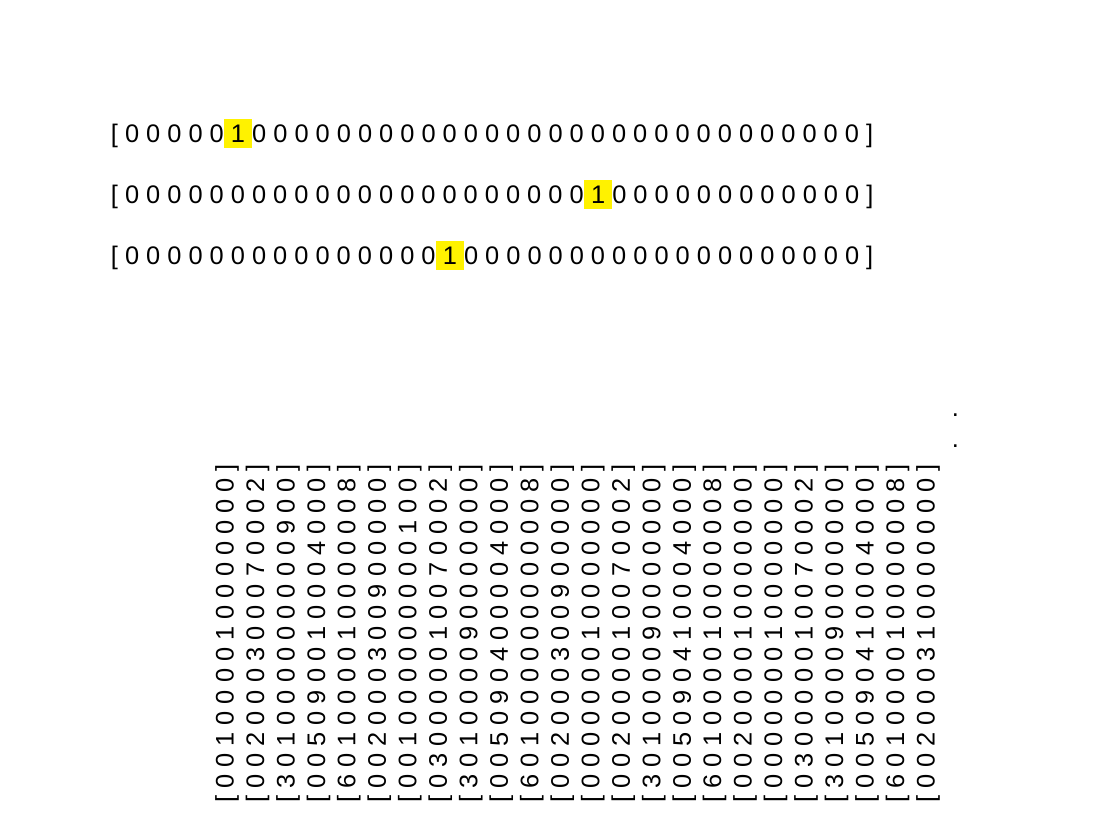
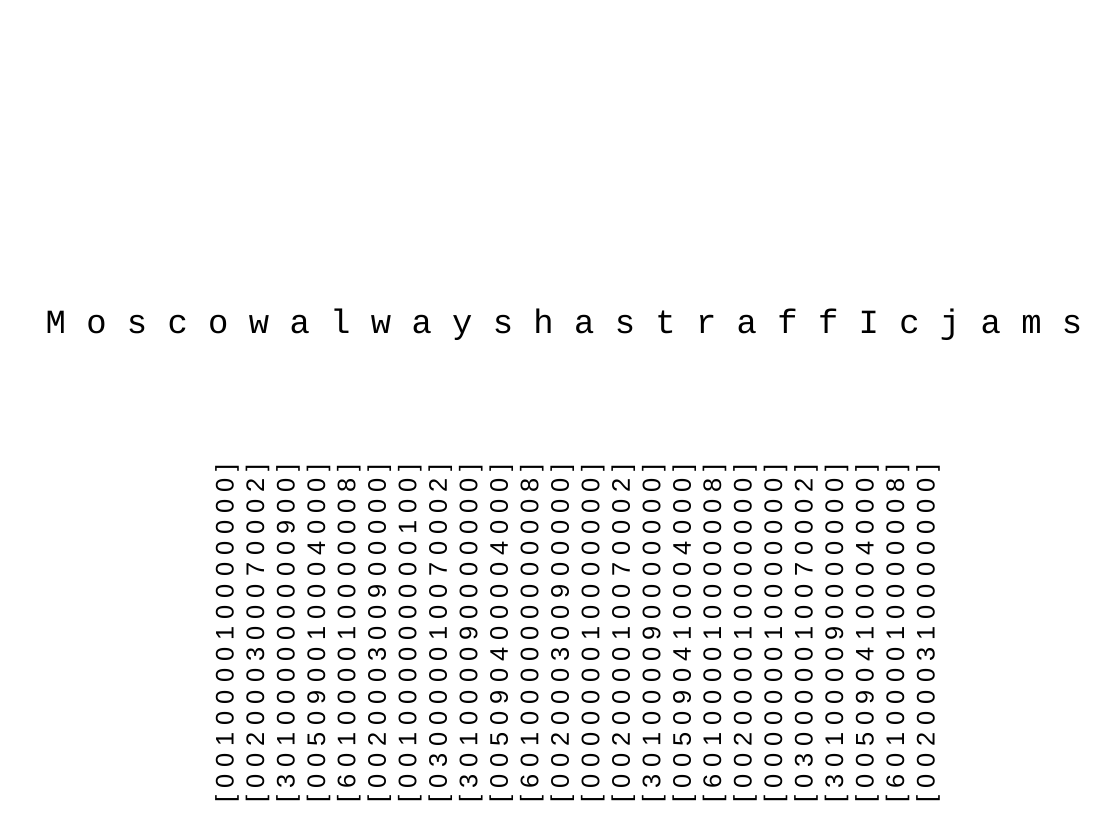
Before and after one commit to JRMeyer/kyrgyz-voice-hackathon, a slide deck: slide 42 of slides/text-to-speech.odp (slide 43 before the commit). Drawn at 1120x840 pixels with LibreOffice and Linux fonts; fonts in the diff are those of the drawing. Boxes give left, top, right and bottom in pixels: in the first picture for what was removed or moved away, otherwise in the second. Text is boxed around its words. In the diff, an @@ line names an element or a change of style, - is before the commit and + after.

Commit message:
slides

```diff
--- a/slides/text-to-speech.odp
+++ b/slides/text-to-speech.odp
@@ text removed at (125,124,859,265) @@
-[ 0 0 0 0 0 1 0 0 0 0 0 0 0 0 0 0 0 0 0 0 0 0 0 0 0 0 0 0 0 0 0 0 0 0 0 ]
-[ 0 0 0 0 0 0 0 0 0 0 0 0 0 0 0 0 0 0 0 0 0 0 1 0 0 0 0 0 0 0 0 0 0 0 0 ]
-[ 0 0 0 0 0 0 0 0 0 0 0 0 0 0 0 1 0 0 0 0 0 0 0 0 0 0 0 0 0 0 0 0 0 0 0 ]
-.
-.
@@ text added at (46,308,1082,340), 24 pt, text #000000 @@
+M o s c o w a l w a y s h a s t r a f f I c j a m s
```
Also in this commit, not shown: 1 other slide changed, 3 slides added, 2 slides removed, 6 other files.
